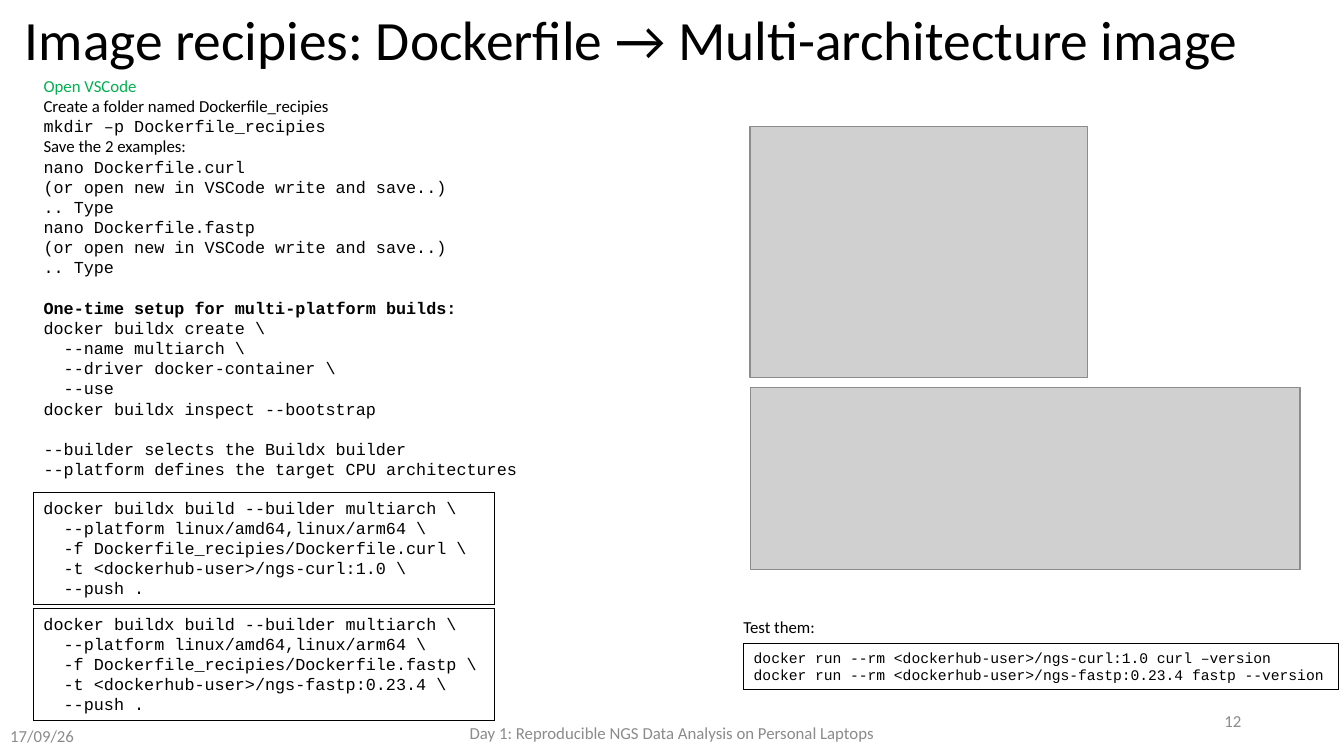
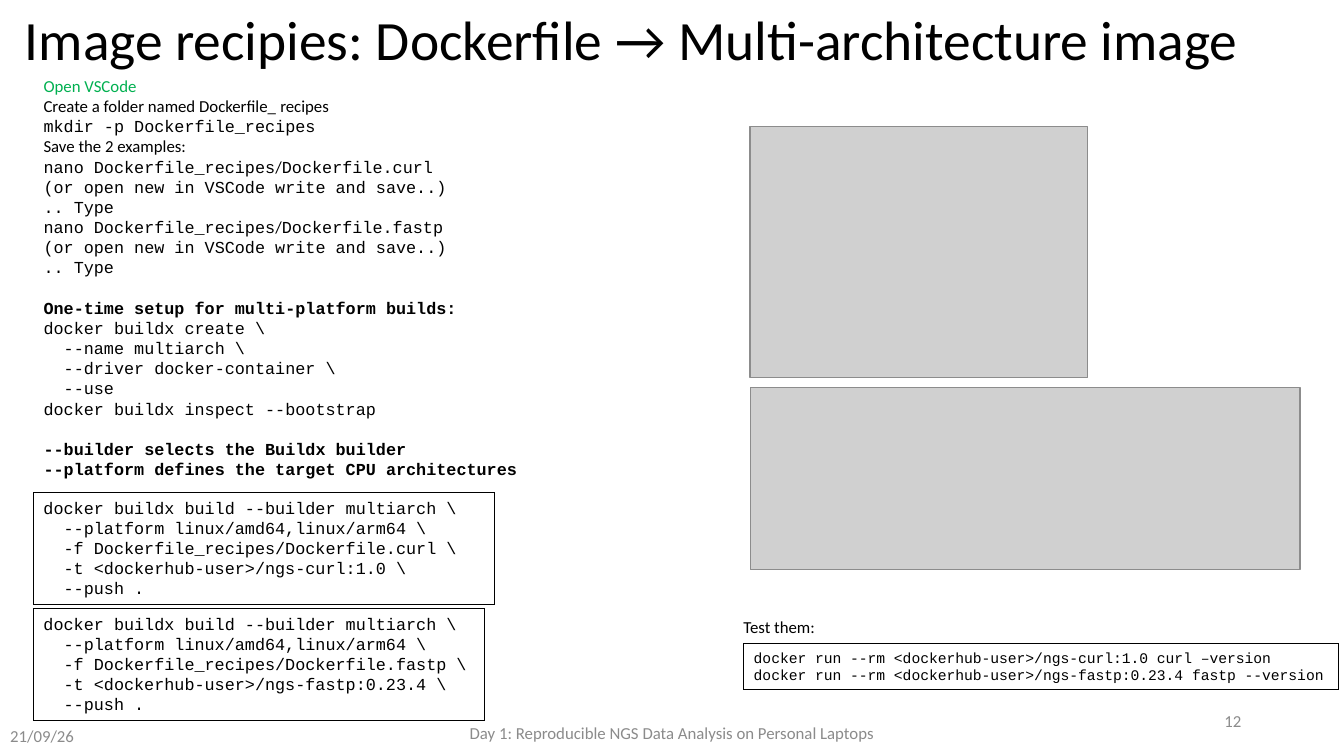
Before and after one commit to fgualdr/reproducible-ngs-workshop, a slide deck: slide 13 of power_point/Day1.pptx. Drawn at 1344x756 pixels with LibreOffice and Linux fonts; fonts in the diff are those of the drawing; grey boxes stand for pictures. Boxes give left, top, right and bottom in pixels: in the first picture for what was removed or moved away, otherwise in the second. Text is boxed around its words. In the diff, an @@ line names an element or a change of style, - is before the commit and + after.

```diff
--- a/power_point/Day1.pptx
+++ b/power_point/Day1.pptx
@@ text at box(44, 100, 329, 136): text changed @@
-Create a folder named Dockerfile_recipies
-mkdir –p Dockerfile_recipies
+Create a folder named Dockerfile_ recipes
+mkdir -p Dockerfile_recipes
@@ text at box(44, 161, 433, 177): text changed @@
-nano Dockerfile.curl
+nano Dockerfile_recipes/Dockerfile.curl
@@ text at box(44, 221, 443, 237): text changed @@
-nano Dockerfile.fastp
+nano Dockerfile_recipes/Dockerfile.fastp
@@ text at box(44, 443, 517, 479): bold on in "--builder selects the Buildx builder", "--platform defines the target CPU architectures" @@
@@ text in rectangle at box(64, 542, 436, 558): text changed @@
--f Dockerfile_recipies/Dockerfile.curl \
+-f Dockerfile_recipes/Dockerfile.curl \
@@ rectangle "docker buildx build --builder multiarch ...": place and size @@
-rectangle "docker buildx build --builder multiarch ..." at box(33, 609, 494, 721)
+rectangle "docker buildx build --builder multiarch ..." at box(33, 609, 484, 721)
@@ text in rectangle at box(64, 658, 447, 674): text changed @@
--f Dockerfile_recipies/Dockerfile.fastp \
+-f Dockerfile_recipes/Dockerfile.fastp \
@@ text at box(10, 730, 74, 743): text changed @@
-17/09/26
+21/09/26
```
Also in this commit, not shown: 35 other slides changed, 1 slide added, 10 other files.
